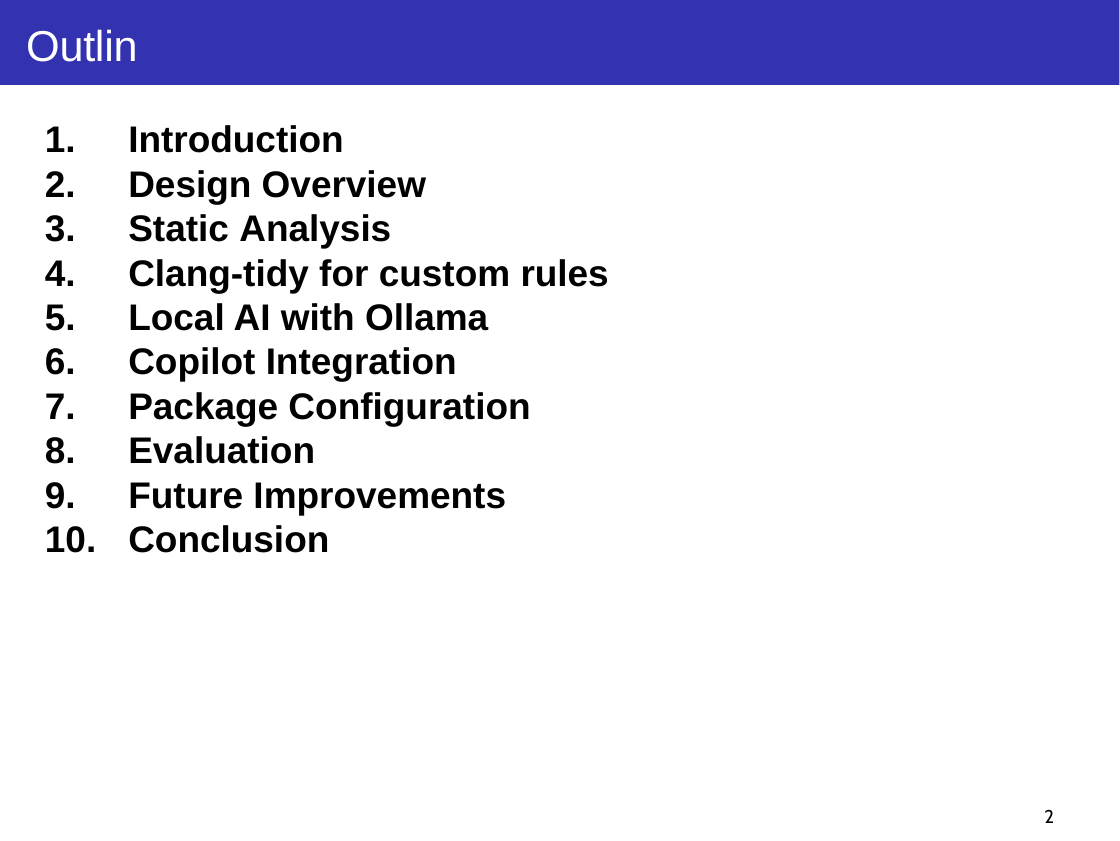
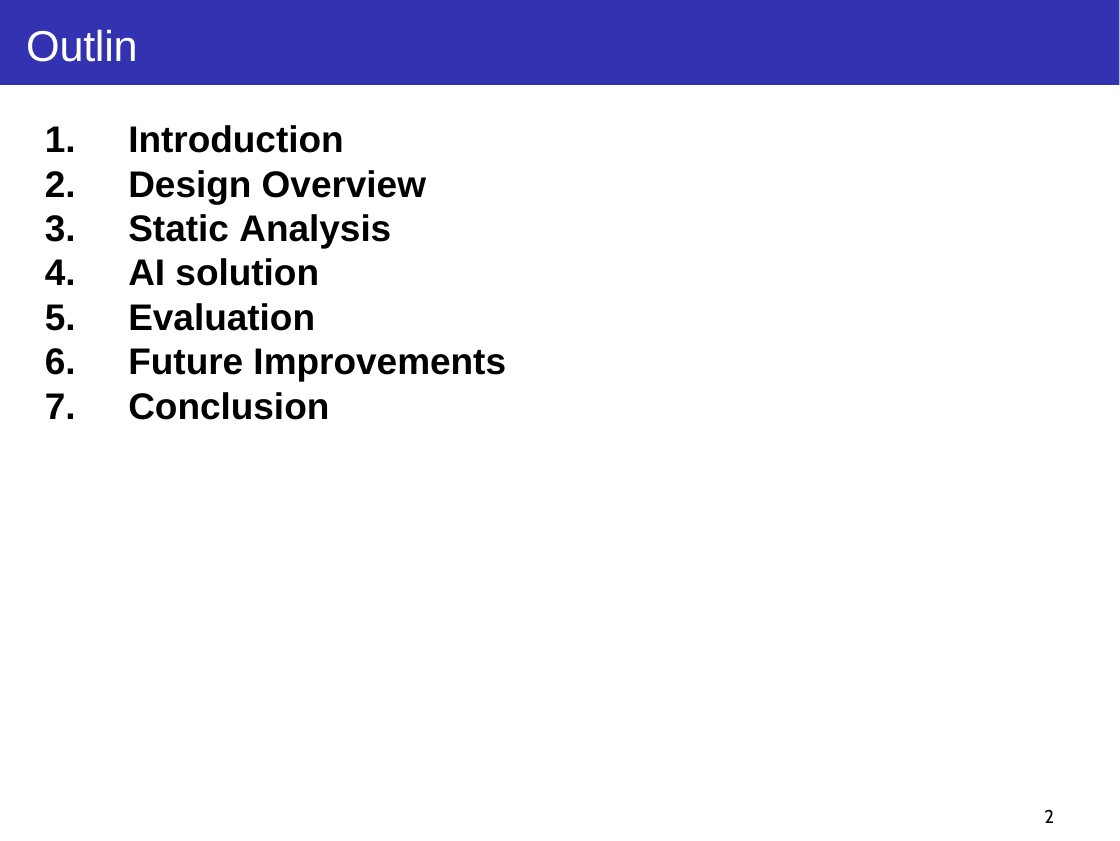
Before and after one commit to taikt/codefun, a slide deck: slide 2 of deepl/code_guard/doc/Code-Guard.pptx. Drawn at 1120x841 pixels with LibreOffice and Linux fonts; fonts in the diff are those of the drawing. Boxes give left, top, right and bottom in pixels: in the first picture for what was removed or moved away, otherwise in the second. Text is boxed around its words. In the diff, an @@ line names an element or a change of style, - is before the commit and + after.

```diff
--- a/deepl/code_guard/doc/Code-Guard.pptx
+++ b/deepl/code_guard/doc/Code-Guard.pptx
@@ text at <box>128,258,319,286</box>: text changed @@
-4. Clang-tidy for custom rules
-5. Local AI with Ollama
-6. Copilot Integration
-7. Package Configuration
+4. AI solution
```
Also in this commit, not shown: 20 other slides changed, 11 slides added, 5 slides removed, 10 other files.
